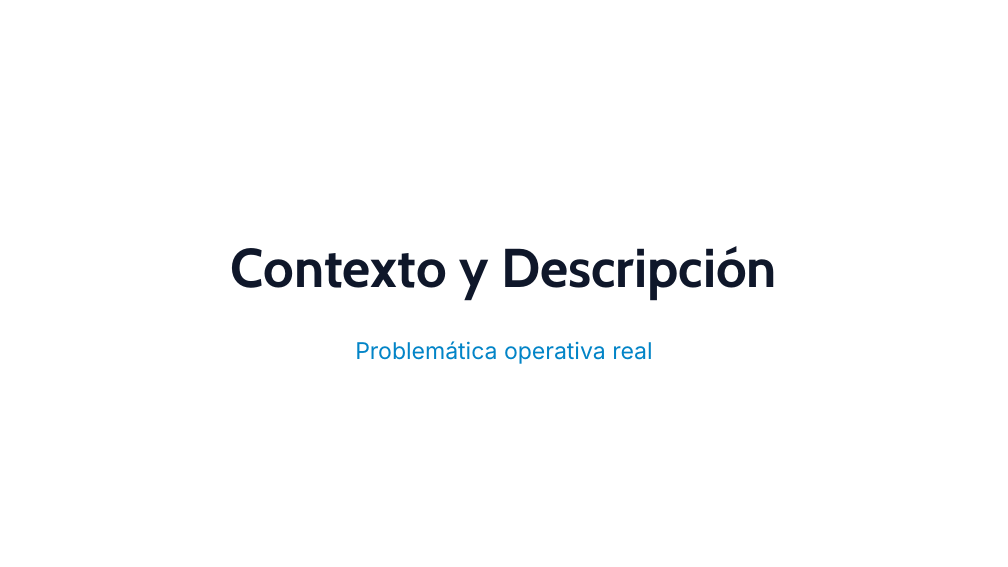
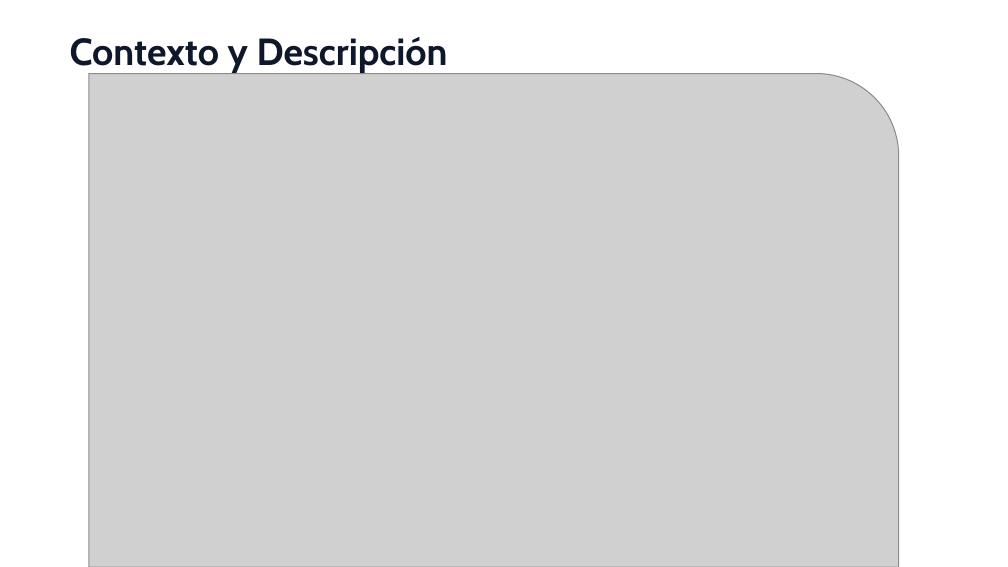
Before and after one commit to Alejandroduoc/A2D_SM, a slide deck: slide 2 of Fase_1/Evidencias_Individuales/Presentacion Proyecto.pptx. Drawn at 1008x567 pixels with LibreOffice and Linux fonts; fonts in the diff are those of the drawing; grey boxes stand for pictures. Boxes give left, top, right and bottom in pixels: in the first picture for what was removed or moved away, otherwise in the second. Text is boxed around its words. In the diff, an @@ line names an element or a change of style, - is before the commit and + after.

```diff
--- a/Fase_1/Evidencias_Individuales/Presentacion Proyecto.pptx
+++ b/Fase_1/Evidencias_Individuales/Presentacion Proyecto.pptx
@@ title "Contexto y Descripción": place and size @@
-title "Contexto y Descripción" at bbox=[231, 246, 777, 299]
+title "Contexto y Descripción" at bbox=[70, 37, 448, 74]
@@ title "Contexto y Descripción" at bbox=[70, 37, 448, 74]: size 39 to 27 pt @@
@@ picture added at bbox=[89, 74, 898, 567] @@
@@ subtitle removed at bbox=[355, 341, 652, 364] @@
-Problemática operativa real
```
Also in this commit, not shown: 2 other slides changed, 1 other file.
